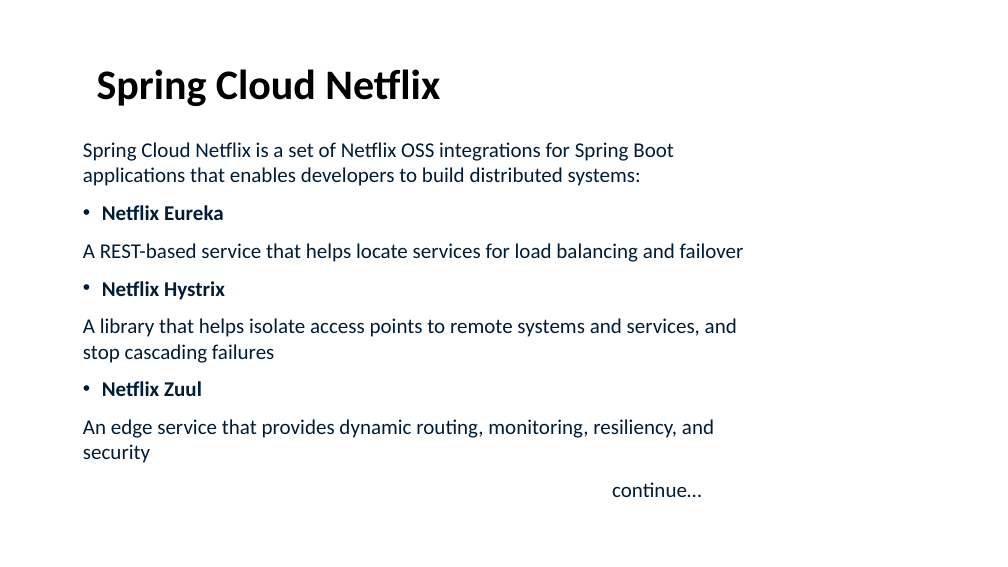
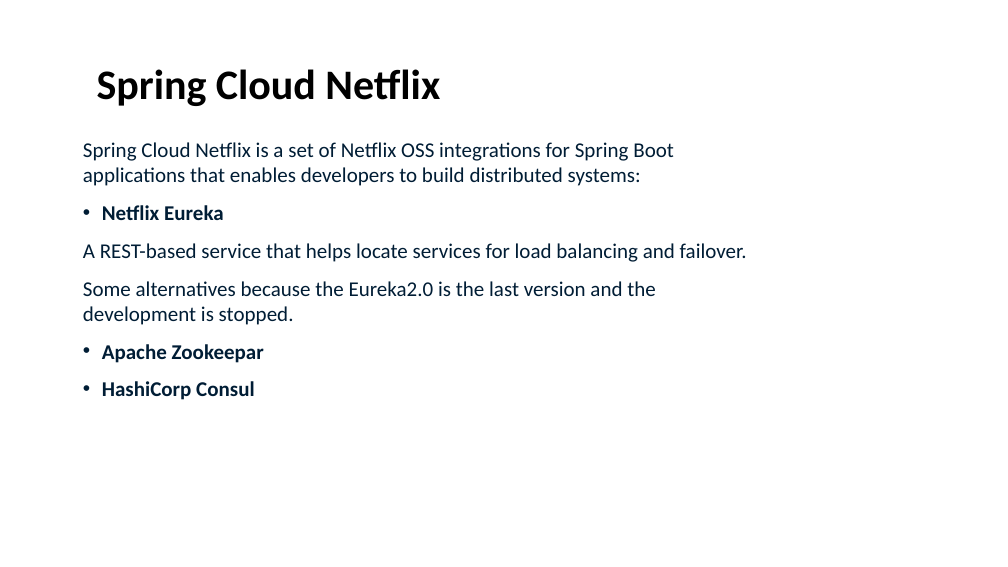
Before and after one commit to skjavedih/Spring-Cloud, a slide deck: slide 10 of Spring Cloud - Simplifying Distributed System.pptx (slide 7 before the commit). Drawn at 1008x567 pixels with LibreOffice and Linux fonts; fonts in the diff are those of the drawing; background and template pictures are left out. Boxes give left, top, right and bottom in pixels: in the first picture for what was removed or moved away, otherwise in the second. Text is boxed around its words. In the diff, an @@ line names an element or a change of style, - is before the commit and + after.

Commit message:
Add files via upload
Latest changes

```diff
--- a/Spring Cloud - Simplifying Distributed System.pptx
+++ b/Spring Cloud - Simplifying Distributed System.pptx
@@ text at [83,243,747,400]: text changed @@
-A REST-based service that helps locate services for load balancing and failover
-• Netflix Hystrix
-A library that helps isolate access points to remote systems and services, and stop cascading failures
-• Netflix Zuul
-An edge service that provides dynamic routing, monitoring, resiliency, and security
-continue…
+A REST-based service that helps locate services for load balancing and failover.
+Some alternatives because the Eureka2.0 is the last version and the development is stopped.
+• Apache Zookeepar
+• HashiCorp Consul
```
Also in this commit, not shown: 5 slides added.
